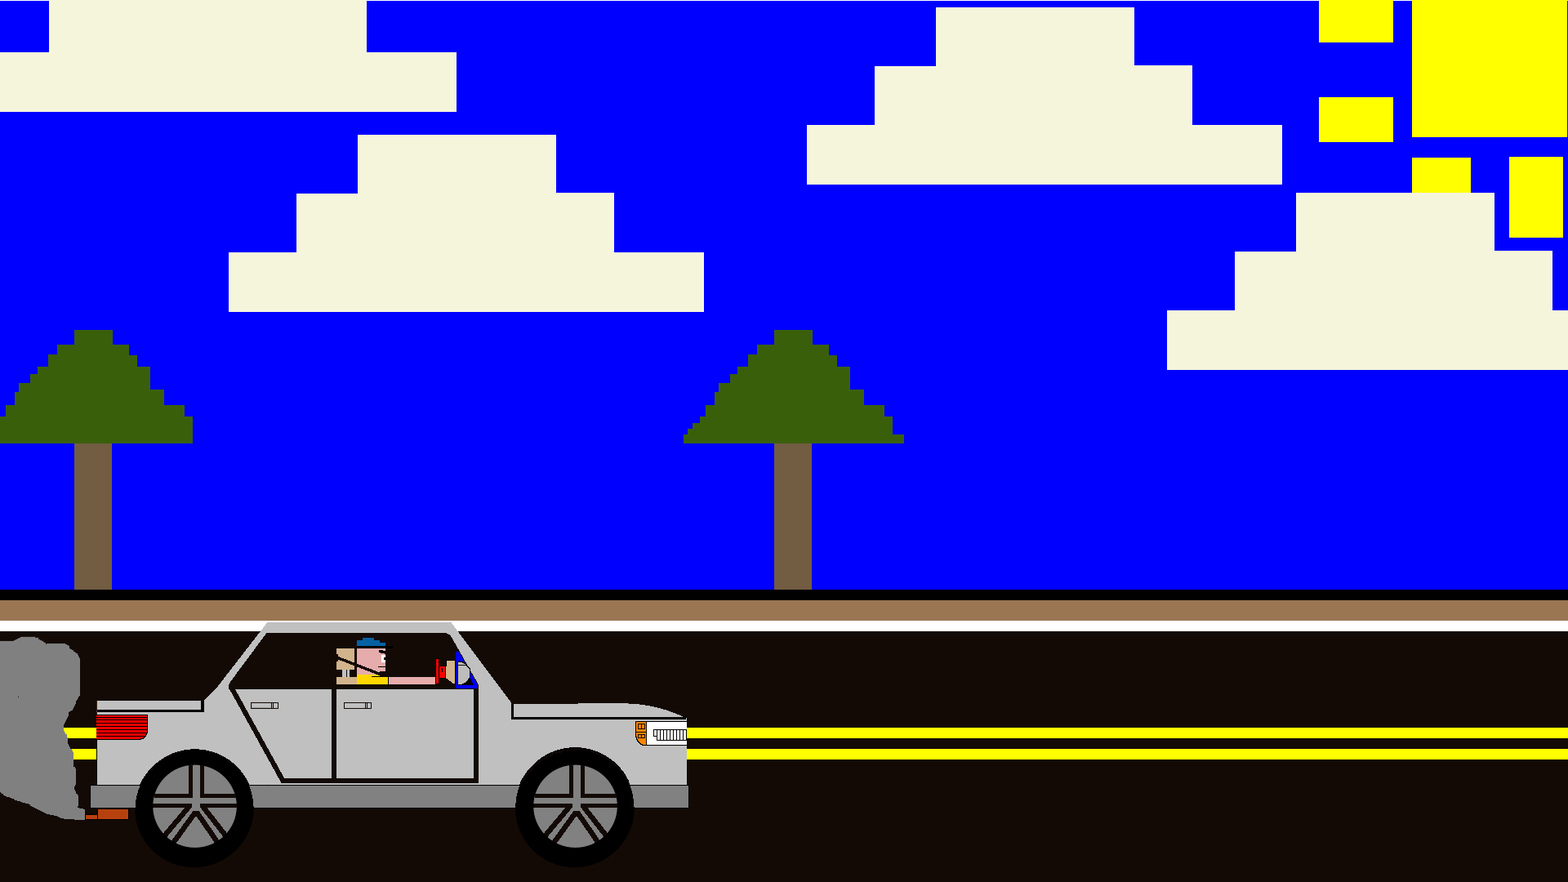
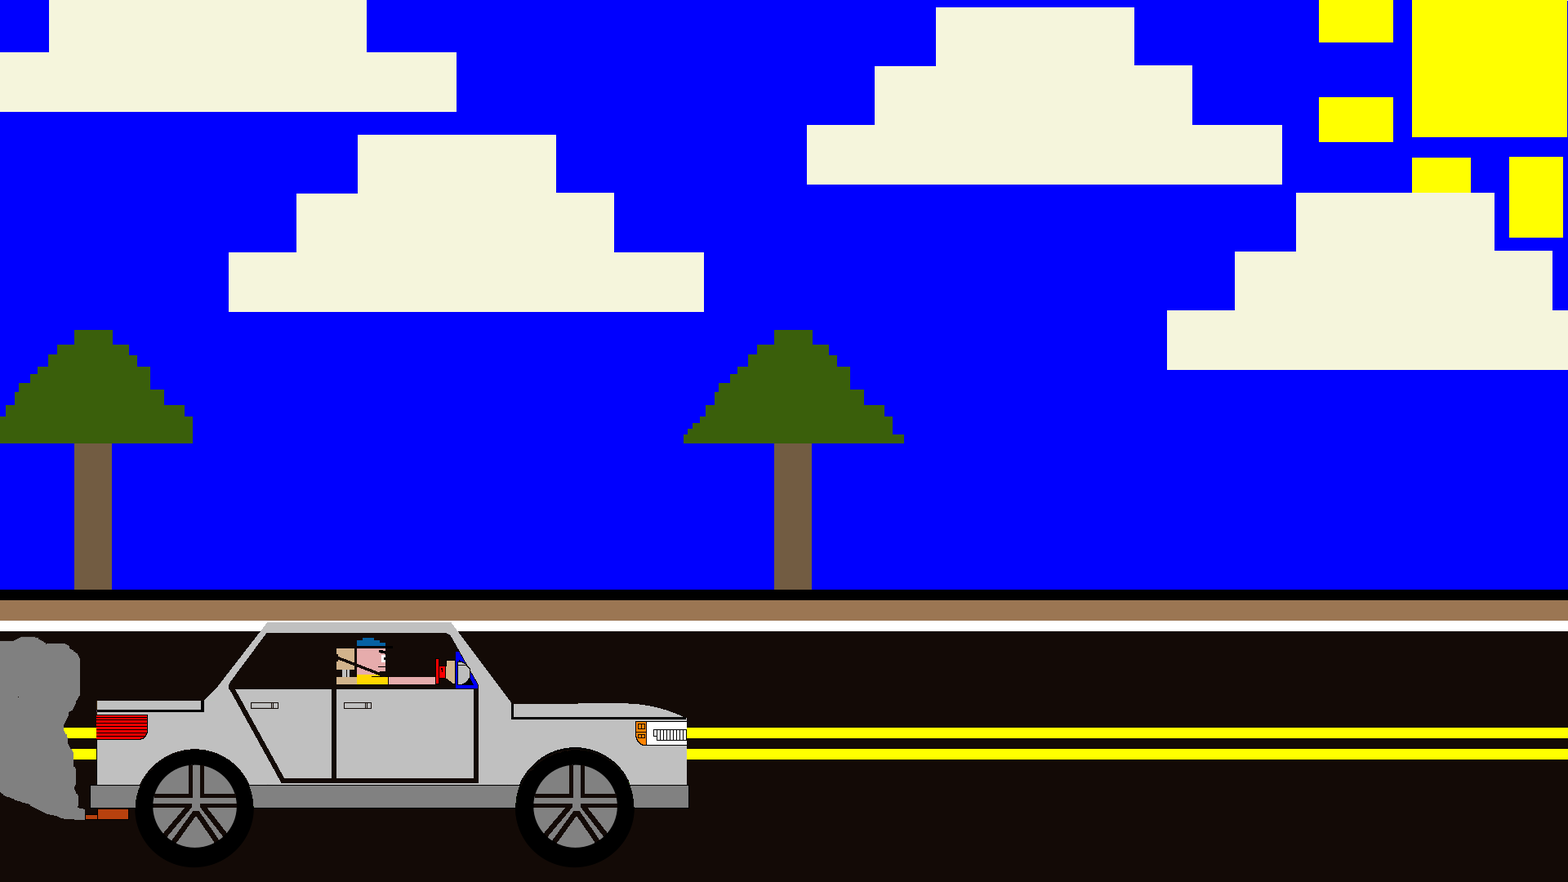
Before/after of a 1568 × 882 layered artwork. What changed in the layer stack:
painted on "Background" over [0, 0, 1413, 1]